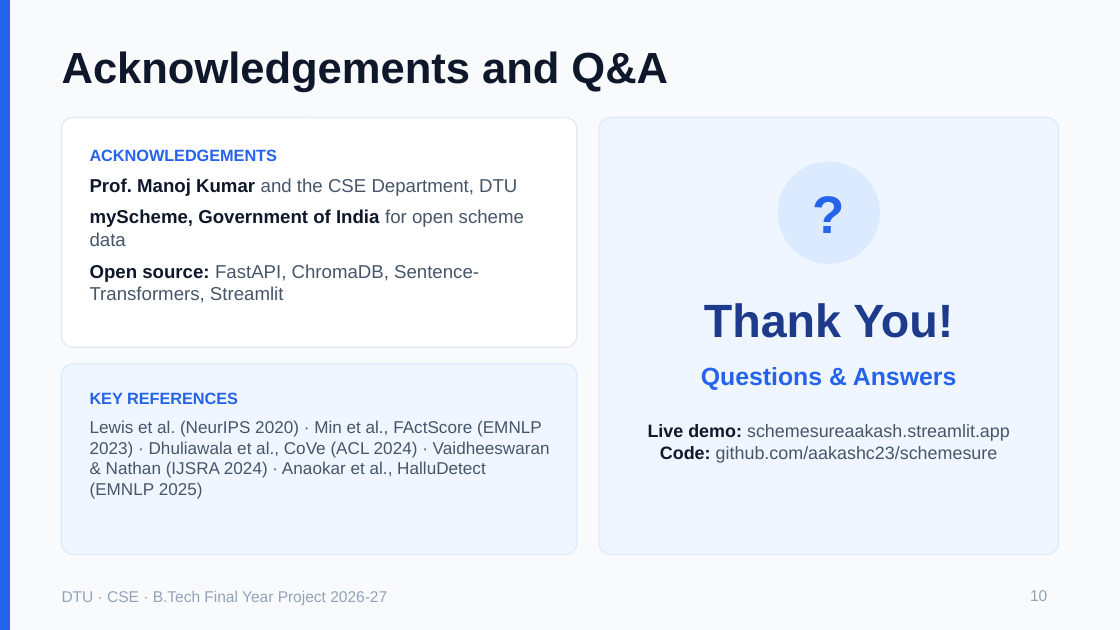
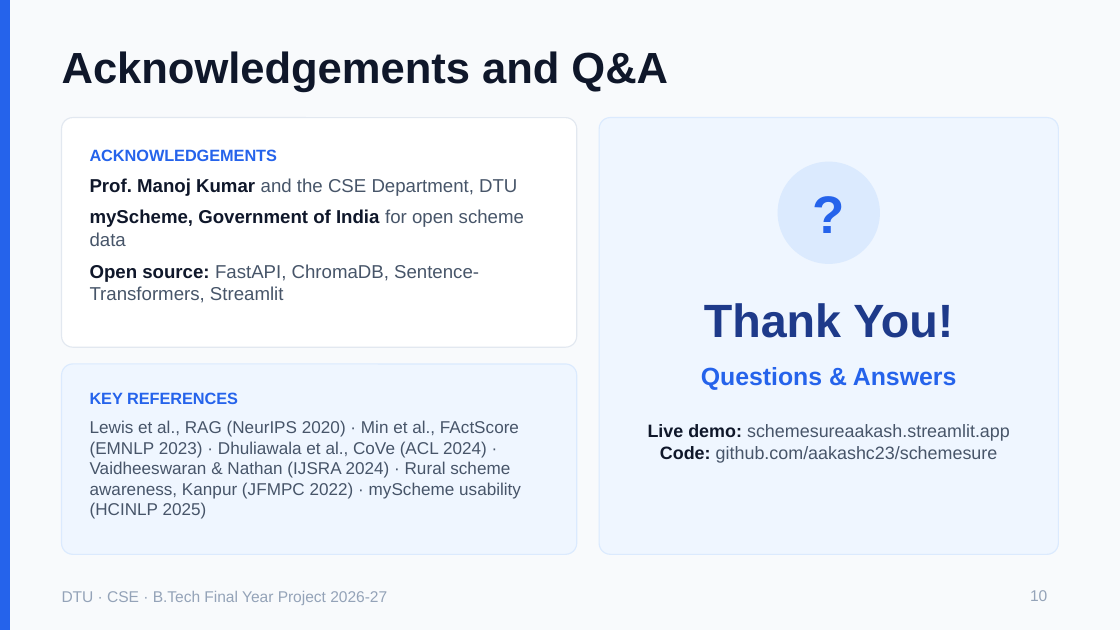
Before and after one commit to aakashc23/schemesure, a slide deck: slide 10 of report_draft/SchemeSure_EndTerm.pptx. Drawn at 1120x630 pixels with LibreOffice and Linux fonts; fonts in the diff are those of the drawing. Boxes give left, top, right and bottom in pixels: in the first picture for what was removed or moved away, otherwise in the second. Text is boxed around its words. In the diff, an @@ line names an element or a change of style, - is before the commit and + after.

```diff
--- a/report_draft/SchemeSure_EndTerm.pptx
+++ b/report_draft/SchemeSure_EndTerm.pptx
@@ text at box(90, 420, 521, 519): text changed @@
-Lewis et al. (NeurIPS 2020) · Min et al., FActScore (EMNLP 2023) · Dhuliawala et al., CoVe (ACL 2024) · Vaidheeswaran & Nathan (IJSRA 2024) · Anaokar et al., HalluDetect (EMNLP 2025)
+Lewis et al., RAG (NeurIPS 2020) · Min et al., FActScore (EMNLP 2023) · Dhuliawala et al., CoVe (ACL 2024) · Vaidheeswaran & Nathan (IJSRA 2024) · Rural scheme awareness, Kanpur (JFMPC 2022) · myScheme usability (HCINLP 2025)
```
Also in this commit, not shown: 4 other slides changed, 1 other file.
